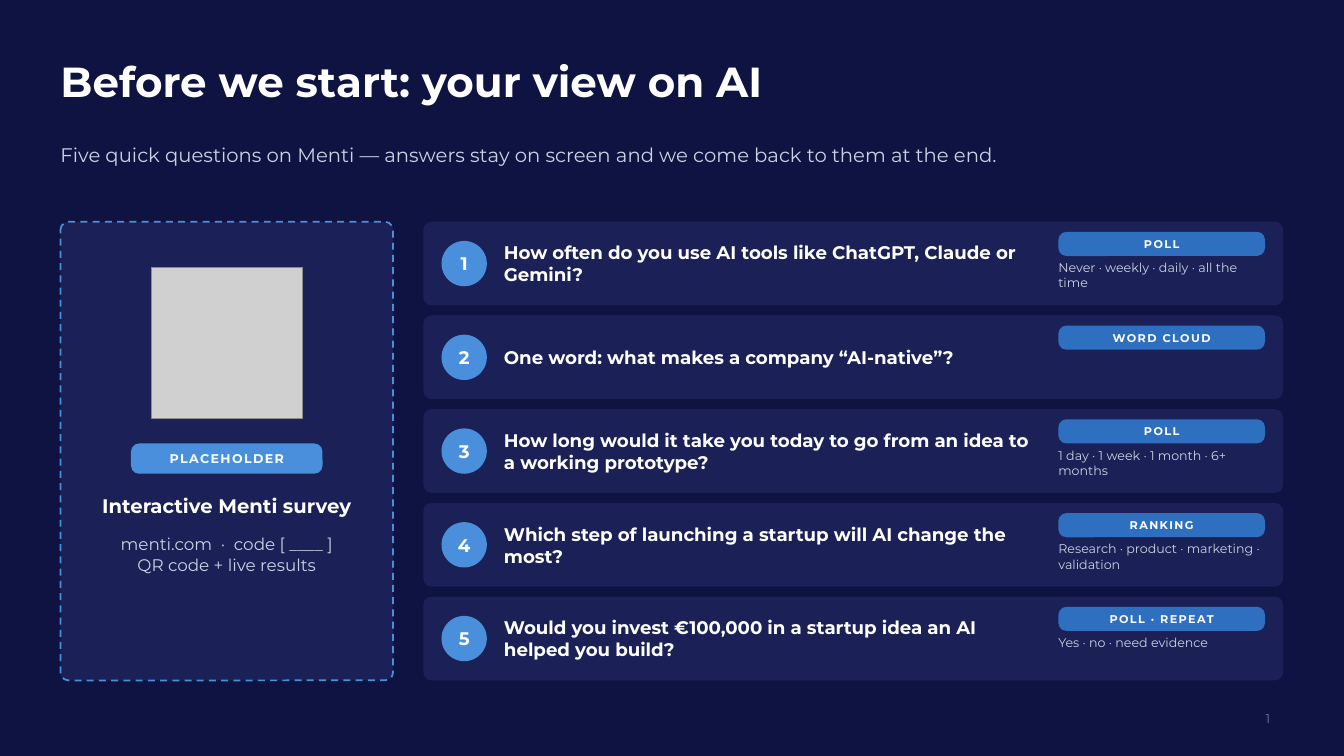
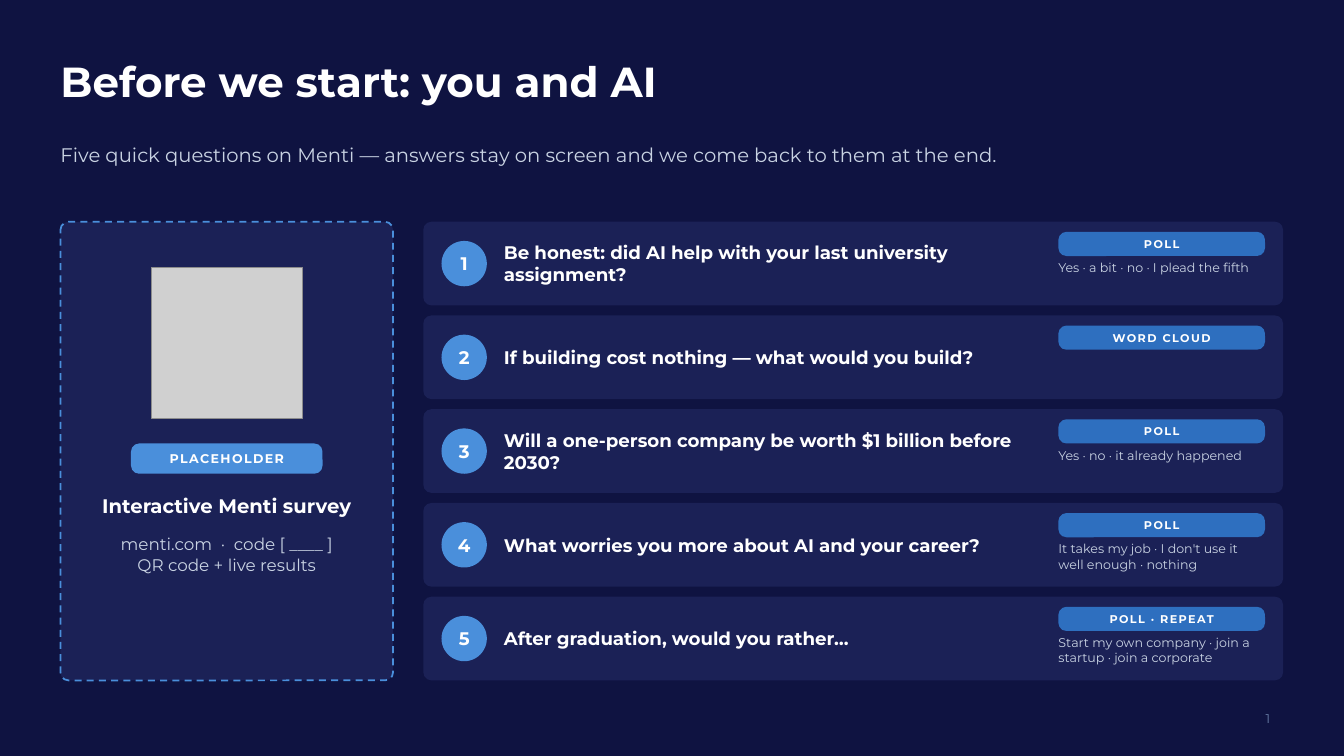
Before and after one commit to elias762/Advisory-board, a slide deck: slide 1 of decks/01_JCU_From_Idea_to_Market.pptx. Drawn at 1344x756 pixels with LibreOffice and Linux fonts; fonts in the diff are those of the drawing; grey boxes stand for pictures; background and template pictures are left out. Boxes give left, top, right and bottom in pixels: in the first picture for what was removed or moved away, otherwise in the second. Text is boxed around its words. In the diff, an @@ line names an element or a change of style, - is before the commit and + after.

```diff
--- a/decks/01_JCU_From_Idea_to_Market.pptx
+++ b/decks/01_JCU_From_Idea_to_Market.pptx
@@ title at (60, 65, 657, 106): text changed @@
-Before we start: your view on AI
+Before we start: you and AI
@@ text at (504, 244, 948, 285): text changed @@
-How often do you use AI tools like ChatGPT, Claude or Gemini?
+Be honest: did AI help with your last university assignment?
@@ text at (1058, 262, 1249, 275): text changed @@
-Never · weekly · daily · all the time
+Yes · a bit · no · I plead the fifth
@@ text at (504, 349, 973, 368): text changed @@
-One word: what makes a company “AI-native”?
+If building cost nothing — what would you build?
@@ text at (504, 432, 1012, 470): text changed @@
-How long would it take you today to go from an idea to a working prototype?
+Will a one-person company be worth $1 billion before 2030?
@@ text at (1058, 450, 1242, 463): text changed @@
-1 day · 1 week · 1 month · 6+ months
+Yes · no · it already happened
@@ text at (504, 537, 980, 556): text changed @@
-Which step of launching a startup will AI change the most?
+What worries you more about AI and your career?
@@ text at (1144, 521, 1179, 529): text changed @@
-RANKING
+POLL
@@ text at (1058, 543, 1238, 572): text changed @@
-Research · product · marketing · validation
+It takes my job · I don't use it well enough · nothing
@@ text at (504, 630, 848, 649): text changed @@
-Would you invest €100,000 in a startup idea an AI helped you build?
+After graduation, would you rather…
@@ text at (1058, 638, 1249, 665): text changed @@
-Yes · no · need evidence
+Start my own company · join a startup · join a corporate
```
Also in this commit, not shown: 7 other slides changed, 4 slides added, 3 slides removed, 9 other files.
